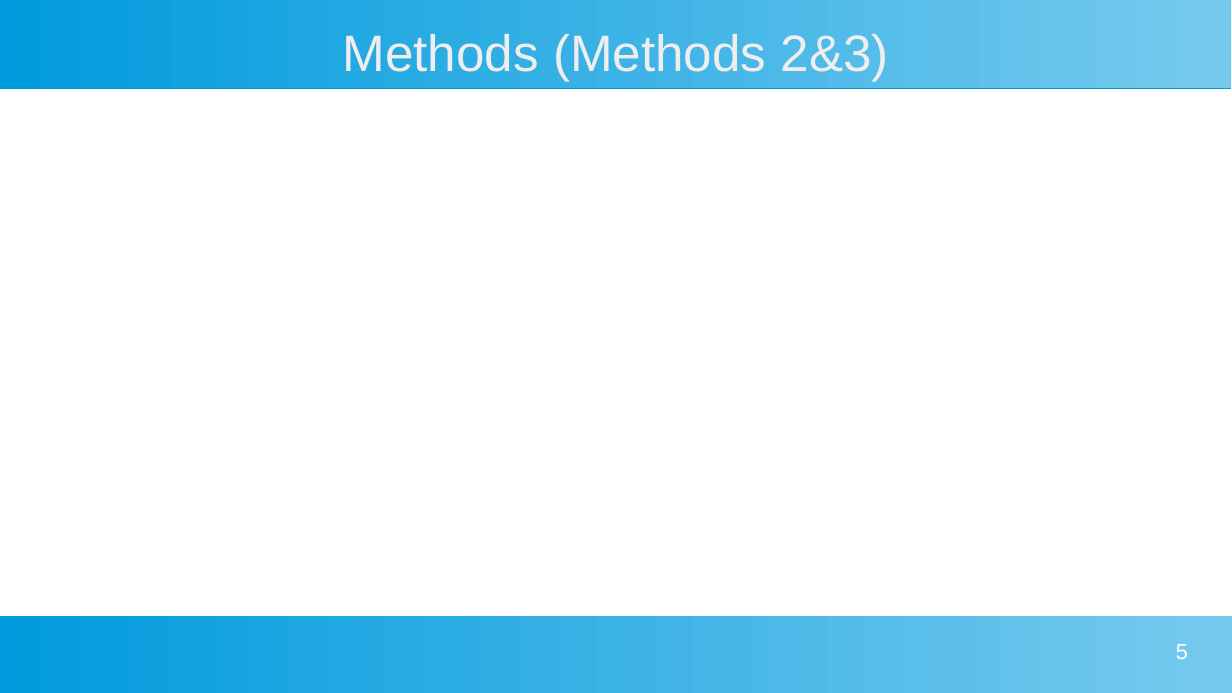
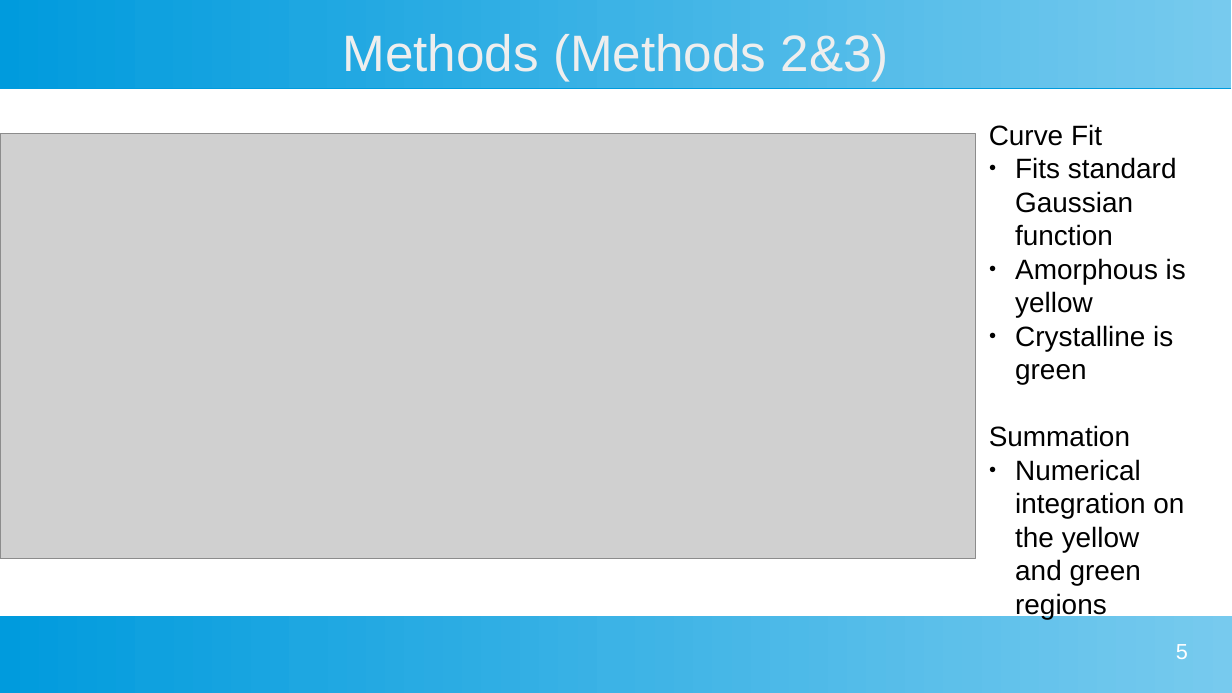
Before and after one commit to MarkS5001/GIXRD-Thesis, a slide deck: slide 5 of Thesis Defense Presentation.odp. Drawn at 1232x693 pixels with LibreOffice and Linux fonts; fonts in the diff are those of the drawing; grey boxes stand for pictures. Boxes give left, top, right and bottom in pixels: in the first picture for what was removed or moved away, otherwise in the second. Text is boxed around its words. In the diff, an @@ line names an element or a change of style, - is before the commit and + after.

Commit message:
First draft of methods slides

```diff
--- a/Thesis Defense Presentation.odp
+++ b/Thesis Defense Presentation.odp
@@ picture added at [0,133,976,559] @@
@@ text added at [989,124,1186,586], 18 pt, text #000000 @@
+Curve Fit
+● Fits standard Gaussian function
+● Amorphous is yellow
+● Crystalline is green
+Summation
+● Numerical integration on the yellow and green regions
```
Also in this commit, not shown: 2 other slides changed.
